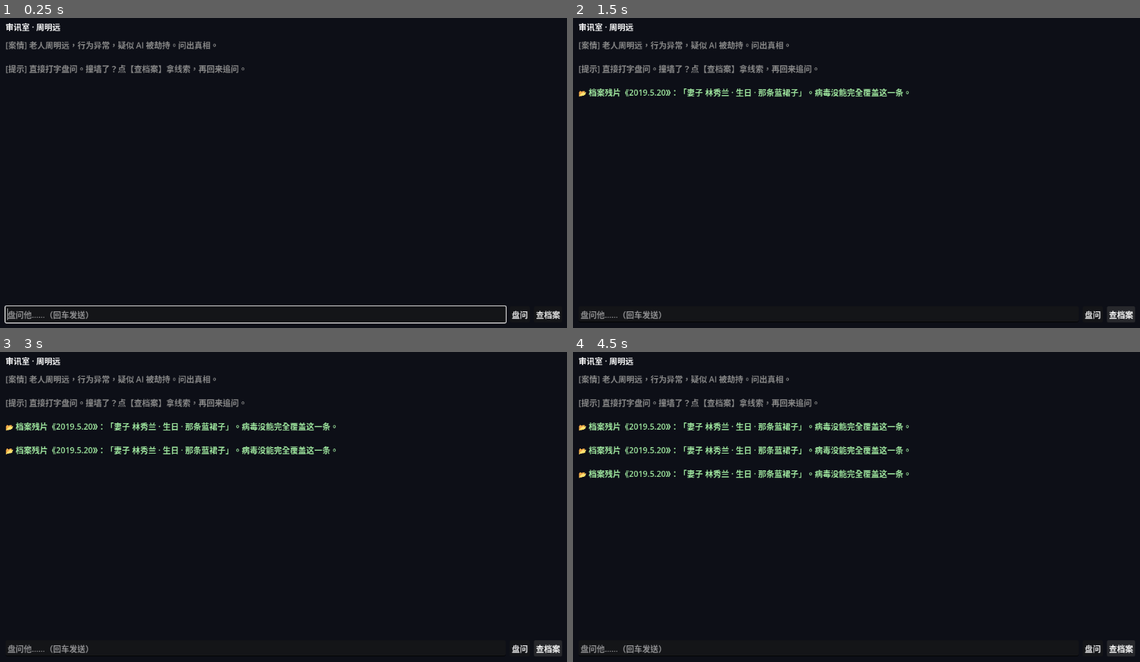
Above: before the commit, frames 1-4 (two rows, left to right).
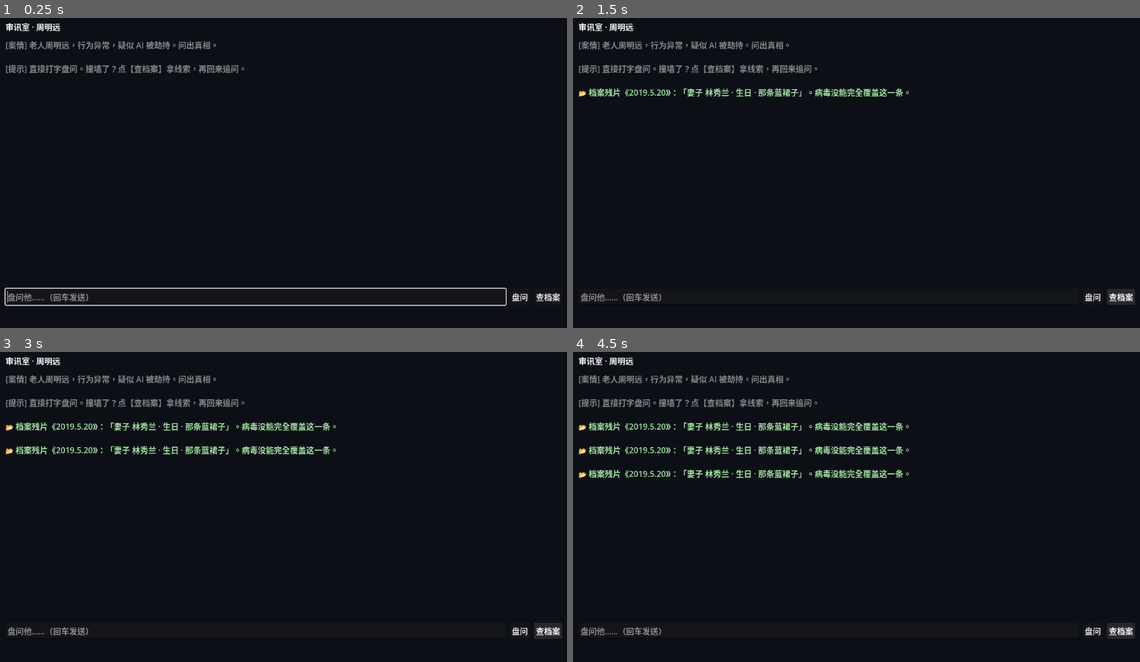
Above: after the commit, the same moments.

Repository: wjxdy/Distortion
Game: Godot game, scene res://scenes/interrogation.tscn
Same seed, same stepped clock (60 frames per second), same inputs: the game is played once before the commit and once after it.
Inputs:
- Up to frame 1 (0.25 s): no input
- Up to frame 2 (1.5 s): click "盘问" at 0.5 s; click "查档案" at 1.25 s
- Up to frame 3 (3 s): click "盘问" at 2 s; click "查档案" at 2.75 s
- Up to frame 4 (4.5 s): click "盘问" at 3.5 s; click "查档案" at 4.25 s

The runs differ from the first frame. In frame 1, 2.0% of the frame differs, in the area x 0-99%, y 86-99%; in frame 2, 1.0%; in frame 3, 1.0%; in frame 4, 1.0%.

Commit message:
fix(client): 后端不可用优雅提示 + 等待时显示'正在回忆'

Diff:
--- a/Game/client/scenes/interrogation.gd
+++ b/Game/client/scenes/interrogation.gd
@@ -15,6 +15,7 @@
 var input: LineEdit
 var send_btn: Button
 var explore_btn: Button
+var status_label: Label
 var last_user_msg := ""
 
 func _ready() -> void:
@@ -69,6 +70,10 @@
 	explore_btn.pressed.connect(_on_explore)
 	row.add_child(explore_btn)
 
+	status_label = Label.new()
+	status_label.add_theme_color_override("font_color", Color(0.55, 0.55, 0.6))
+	vbox.add_child(status_label)
+
 	http = HTTPRequest.new()
 	add_child(http)
 	http.request_completed.connect(_on_reply)
@@ -96,8 +101,11 @@
 		_append("[color=#ff6b6b]（无法连接后端，确认 server 已启动：cd Game/server && npm start）[/color]")
 		_set_busy(false)
 
-func _on_reply(_result: int, code: int, _headers: PackedStringArray, body: PackedByteArray) -> void:
+func _on_reply(result: int, code: int, _headers: PackedStringArray, body: PackedByteArray) -> void:
 	_set_busy(false)
+	if result != HTTPRequest.RESULT_SUCCESS or body.size() == 0:
+		_append("[color=#ff6b6b]（连不上后端，请先启动：cd Game/server && npm start）[/color]")
+		return
 	var data = JSON.parse_string(body.get_string_from_utf8())
 	if code != 200 or typeof(data) != TYPE_DICTIONARY or not data.has("reply"):
 		var emsg := ""
@@ -126,5 +134,6 @@
 func _set_busy(b: bool) -> void:
 	send_btn.disabled = b
 	input.editable = not b
+	status_label.text = "周明远正在回忆……" if b else ""
 	if not b:
 		input.grab_focus()
